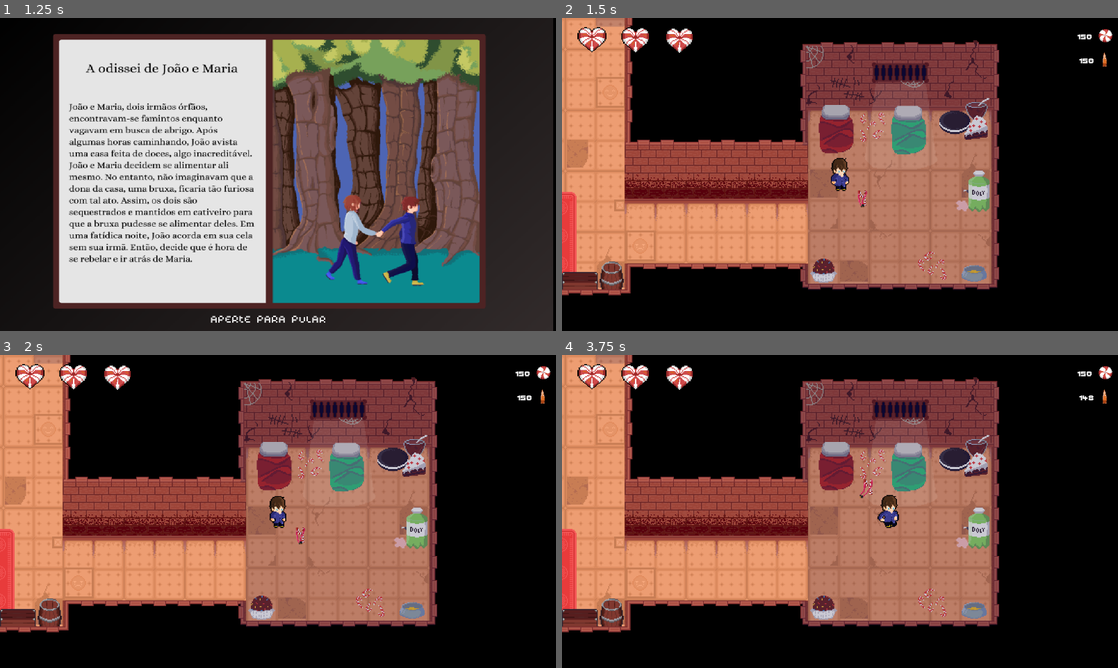
Above: before the commit, frames 1-4 (two rows, left to right).
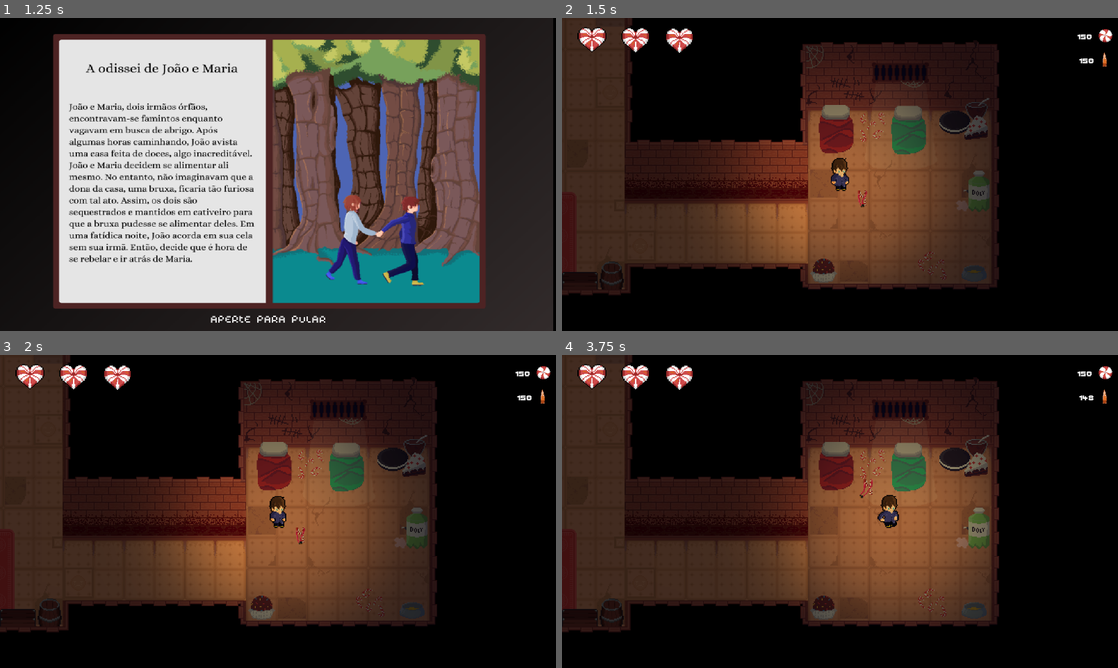
Above: after the commit, the same moments.

Repository: mtab-dev/bulletspeel
Game: Godot game, scene res://scenes/levels/main_menu.tscn
Same seed, same stepped clock (60 frames per second), same inputs: the game is played once before the commit and once after it. Sound files missing from this copy of the repository are replaced by a short silence.
Inputs (mouse positions are in pixels of both pictures, inside the frame that each line leads up to):
- Up to frame 1 (1.25 s): click (278, 202) at 0.5 s
- Up to frame 2 (1.5 s): click (828, 318) at 1.25 s
- Up to frame 3 (2 s): no input
- Up to frame 4 (3.75 s): drag from (840, 511) to (895, 442) at 2.02 s; tap Enter at 2.75 s; drag from (728, 527) to (840, 511) at 2.77 s; move the mouse to (895, 442) at 3.52 s; hold D (right) from 3.53 s (still down)

Frame 1 is identical in both runs. In frame 2, 50% of the frame differs, in the area x 0-79%, y 0-89%; in frame 3, 50%; in frame 4, 51%.

Commit message:
feat: level mask

Diff:
--- a/scenes/levels/level_one.tscn
+++ b/scenes/levels/level_one.tscn
@@ -1244,6 +1244,9 @@
 [node name="elevator" parent="." instance=ExtResource("25_uf2ca")]
 position = Vector2(712, -1433)
 
+[node name="CanvasModulate" type="CanvasModulate" parent="."]
+color = Color(0.277528, 0.277528, 0.277528, 1)
+
 [connection signal="body_entered" from="loja" to="loja" method="_on_body_entered"]
 [connection signal="body_entered" from="enemyAreaExited" to="bigCookie" method="_on_enemy_area_exited_body_entered"]
 [connection signal="body_entered" from="enemyAreaEnter" to="bigCookie" method="_on_enemy_area_body_entered"]
--- a/scenes/player/player.tscn
+++ b/scenes/player/player.tscn
@@ -27,6 +27,7 @@
 [ext_resource type="Texture2D" uid="uid://c04qob3a6d6qh" path="res://sprites/player/up/979ebf81-8d9c-4751-a032-6e86c405b3a0.png" id="24_4hrux"]
 [ext_resource type="Texture2D" uid="uid://42af20t1kps0" path="res://sprites/player/up/7339ef4b-4aad-435f-a052-249c6dd3be75.png" id="25_gvx1o"]
 [ext_resource type="AudioStream" uid="uid://dn16hwrf6rnmt" path="res://assets/fx/effects/playerDamage.mp3" id="28_dfbwl"]
+[ext_resource type="Texture2D" uid="uid://b5hmplcy3j70f" path="res://assets/particles/light.png" id="29_7m3hi"]
 [ext_resource type="AudioStream" uid="uid://bhdj607ormie" path="res://assets/fx/effects/walkingSound.mp3" id="35_xk8qx"]
 
 [sub_resource type="CapsuleShape2D" id="CapsuleShape2D_drh78"]
@@ -167,4 +168,8 @@
 wait_time = 2.0
 one_shot = true
 
+[node name="PointLight2D" type="PointLight2D" parent="."]
+color = Color(0.600166, 0.530579, 0.283367, 1)
+texture = ExtResource("29_7m3hi")
+
 [connection signal="timeout" from="deathTimer" to="." method="_on_death_timer_timeout"]
Binary file added: assets/particles/light.png
Not shown, added: assets/particles/light.png.import
Not shown: 1 places in scenes/player/player.tscn that only renumber resources
